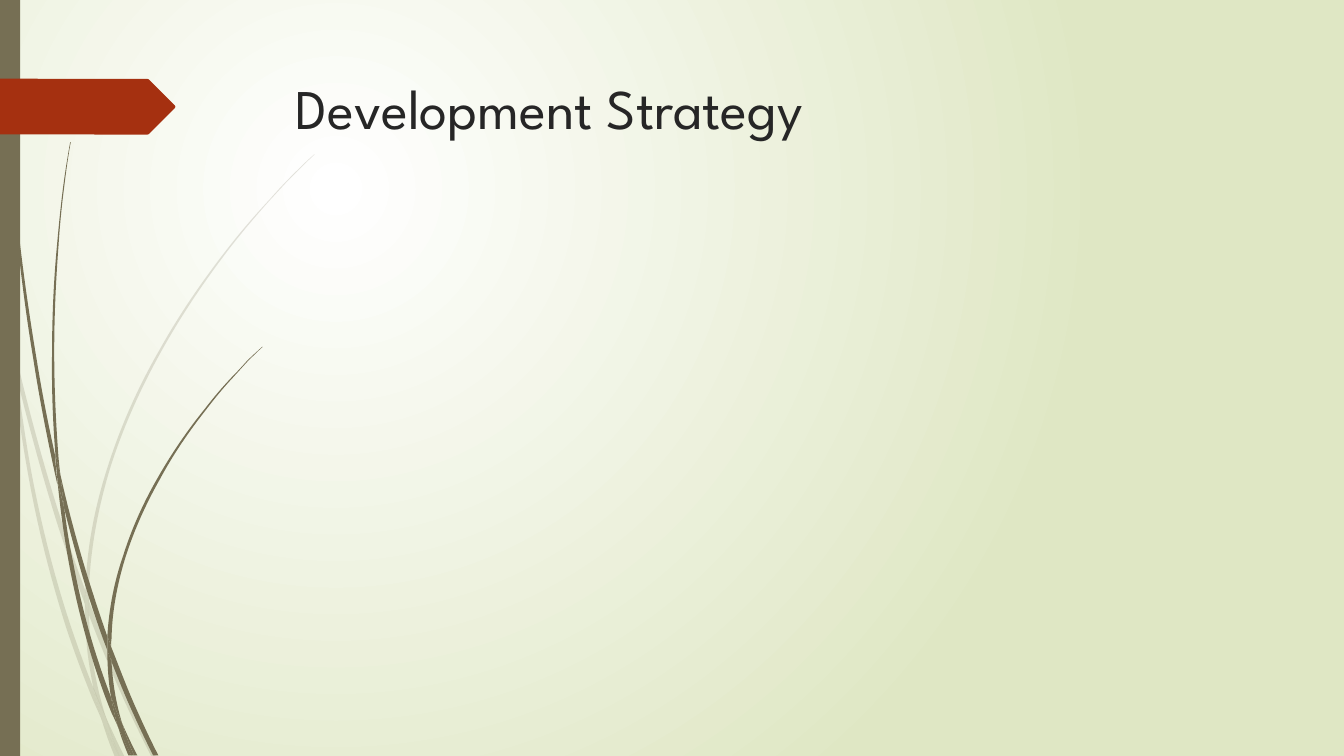
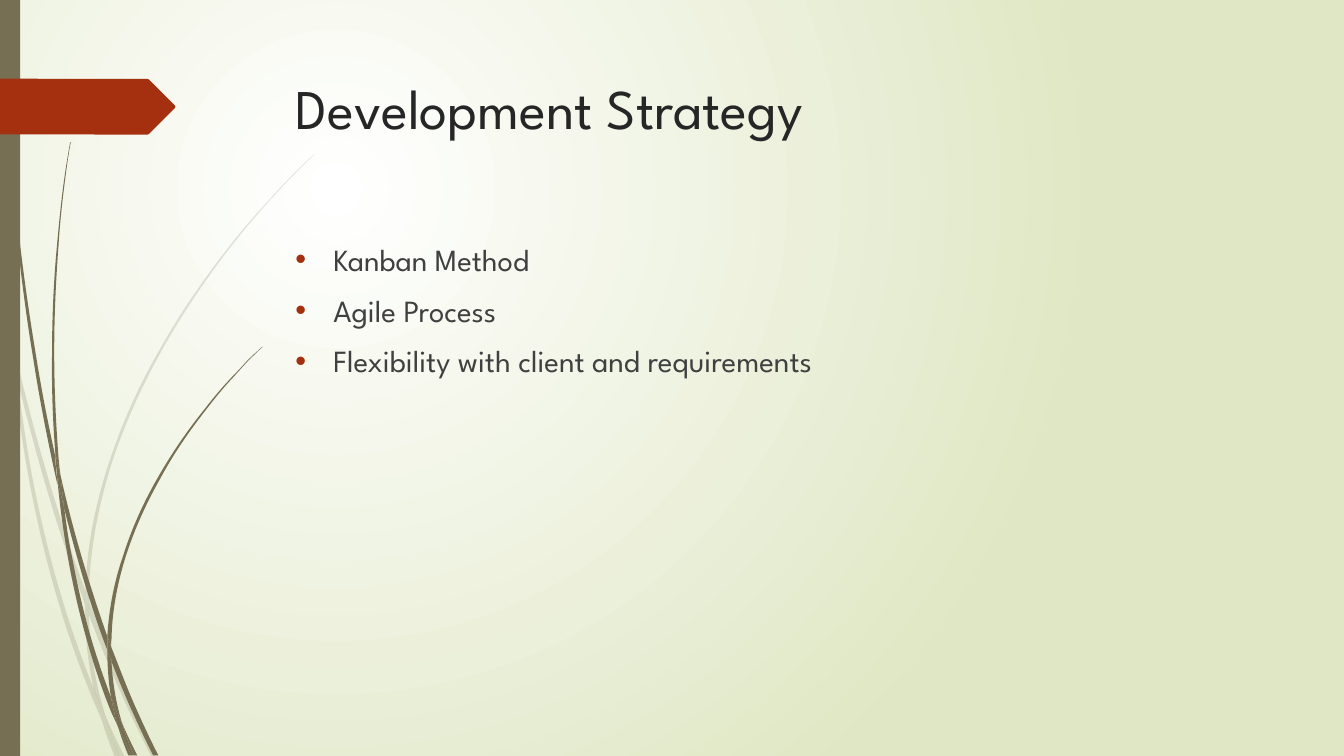
Before and after one commit to cs480GroupCAKE/PIEWebsite, a slide deck: slide 7 of Presentation/Presentation Two/PresentationRevised.pptx. Drawn at 1344x756 pixels with LibreOffice and Linux fonts; fonts in the diff are those of the drawing. Boxes give left, top, right and bottom in pixels: in the first picture for what was removed or moved away, otherwise in the second. Text is boxed around its words. In the diff, an @@ line names an element or a change of style, - is before the commit and + after.

Commit message:
Added development and UI
sections to the powerpoint

```diff
--- a/Presentation/Presentation Two/PresentationRevised.pptx
+++ b/Presentation/Presentation Two/PresentationRevised.pptx
@@ text added at (333,250,812,379), 22 pt, text #404040 @@
+• Kanban Method
+• Agile Process
+• Flexibility with client and requirements
```
Also in this commit, not shown: 1 other slide changed.
